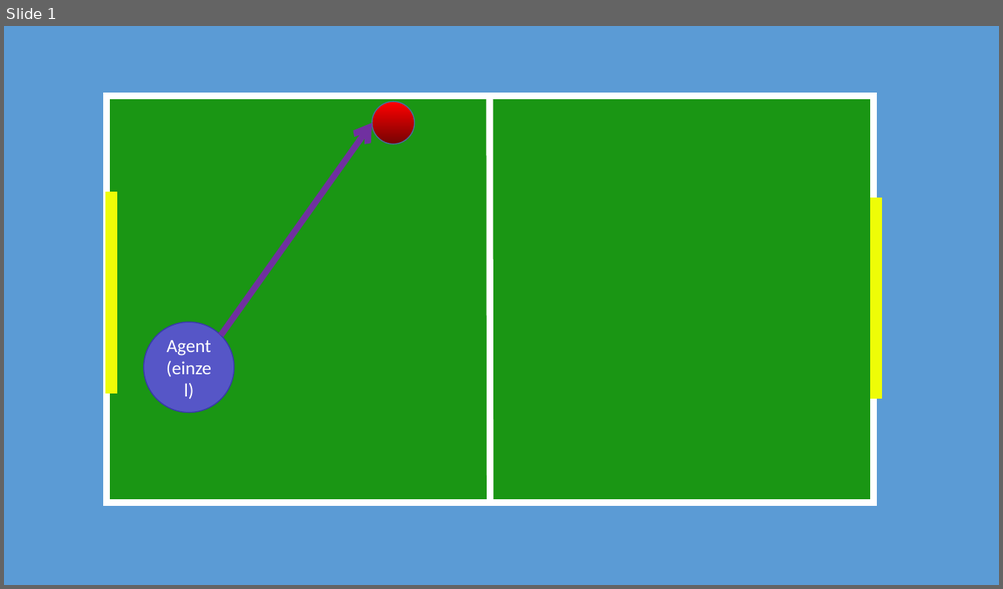
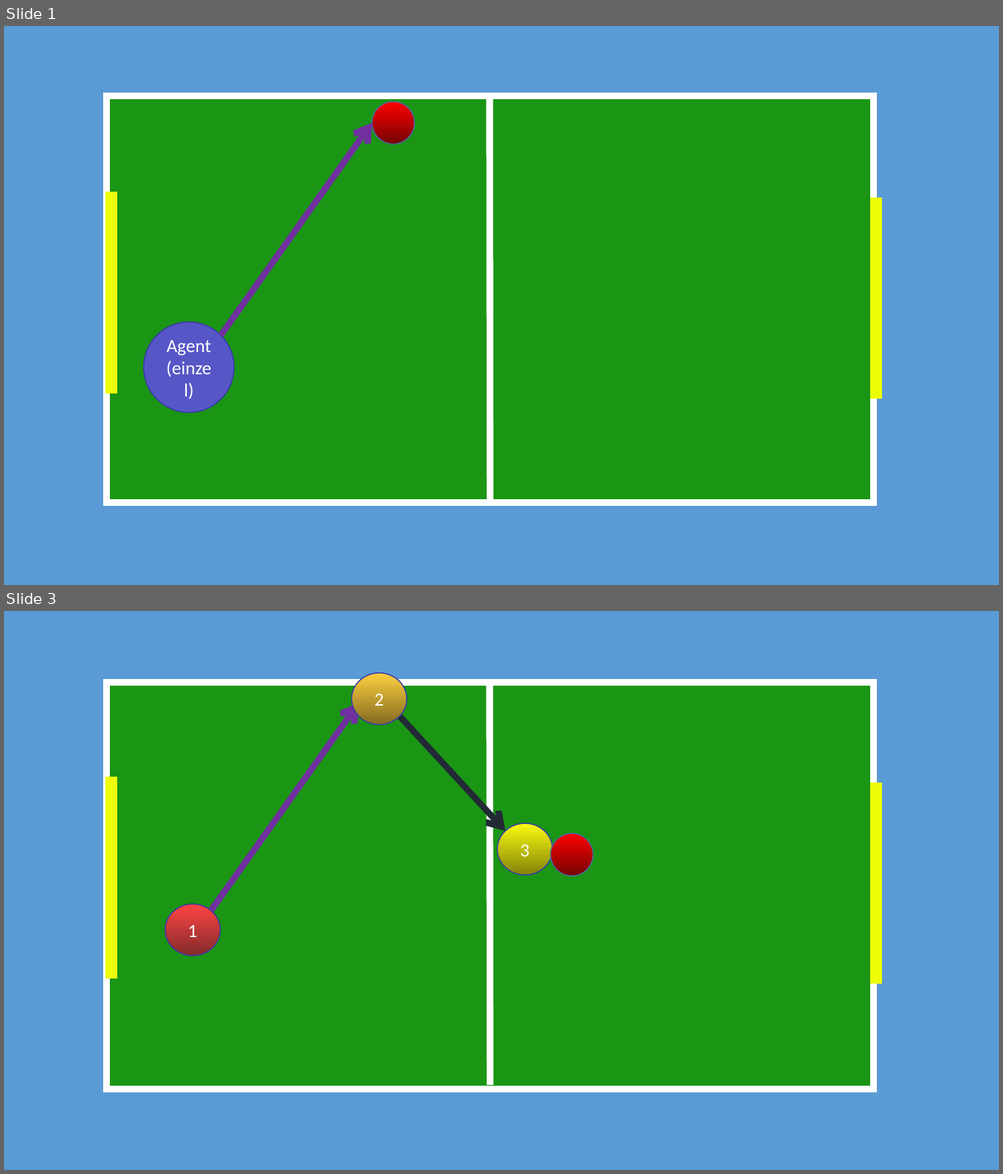
Before and after one commit to laeufertt/OC-MAS, a slide deck: Modellierung der sk Ausfuehrungskette.pptx. Shown one above the other, each under a label of ours: slide 1 before the commit, slides 1 and 3 after it; the slides between them are not shown. The pictures are 1003x589 and 1003x1174 pixels, drawn with LibreOffice and Linux fonts; fonts in the diff are those of the drawing. Boxes give left, top, right and bottom in pixels: in the first picture for what was removed or moved away, otherwise in the second. Text is boxed around its words. In the diff, an @@ line names an element or a change of style, - is before the commit and + after.

```diff
--- a/Modellierung der sk Ausfuehrungskette.pptx
+++ b/Modellierung der sk Ausfuehrungskette.pptx
@@ slide 3 added at [4,611,999,1170], background #5B9BD5 @@
@@ ellipse added at [352,673,407,724], fill gradient #FECF40 to #846C21, outline #3838A8 1 pt, 18 pt, text #FFFFFF @@
+2
@@ rectangle added at [106,683,873,1090], fill #1A9614, outline #FFFFFF 6.75 pt @@
@@ line added from (489, 680) to (489, 1085), #FFFFFF 6.5 pt @@
@@ arrow added from (208, 915) to (358, 703), #7030A0 6 pt @@
@@ arrow added from (398, 715) to (506, 831), #222A35 6 pt @@
@@ line added from (111, 777) to (111, 979), #EEFD07 11 pt @@
@@ line added from (876, 783) to (876, 984), #EEFD07 11 pt @@
@@ ellipse added at [497,823,552,875], fill gradient #FBFB11 to #838309, outline #3838A8 1 pt, 18 pt, text #FFFFFF @@
+3
@@ ellipse added at [550,833,593,876], fill gradient #FF0000 to #760303, outline #43739E 1 pt @@
@@ ellipse added at [165,904,220,956], fill gradient #FE4444 to #832B2B, outline #3838A8 1 pt, 18 pt, text #FFFFFF @@
+1
```
Also in this commit, not shown: 1 slide changed, 1 other slide added, 1 other file.
